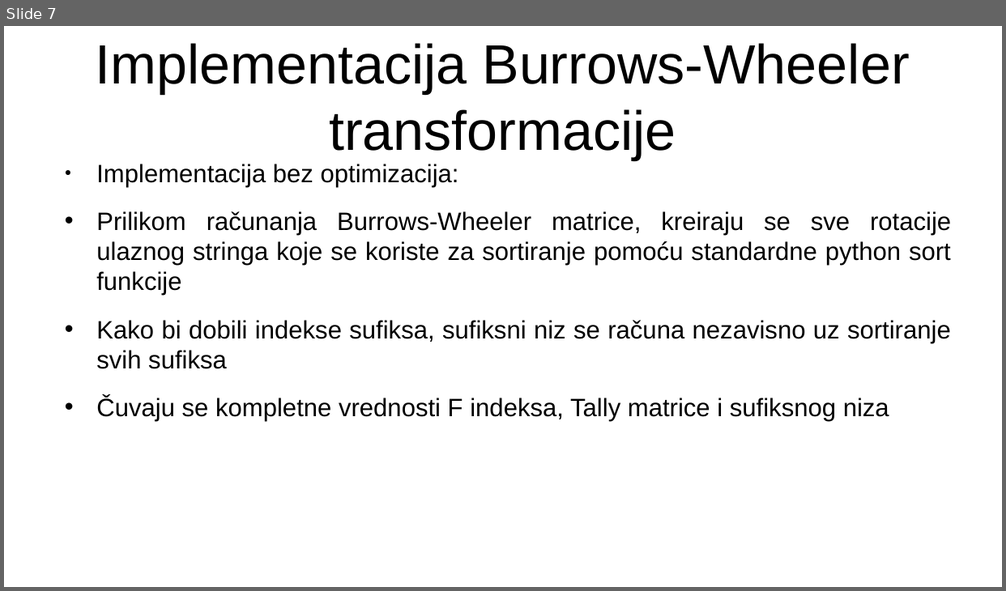
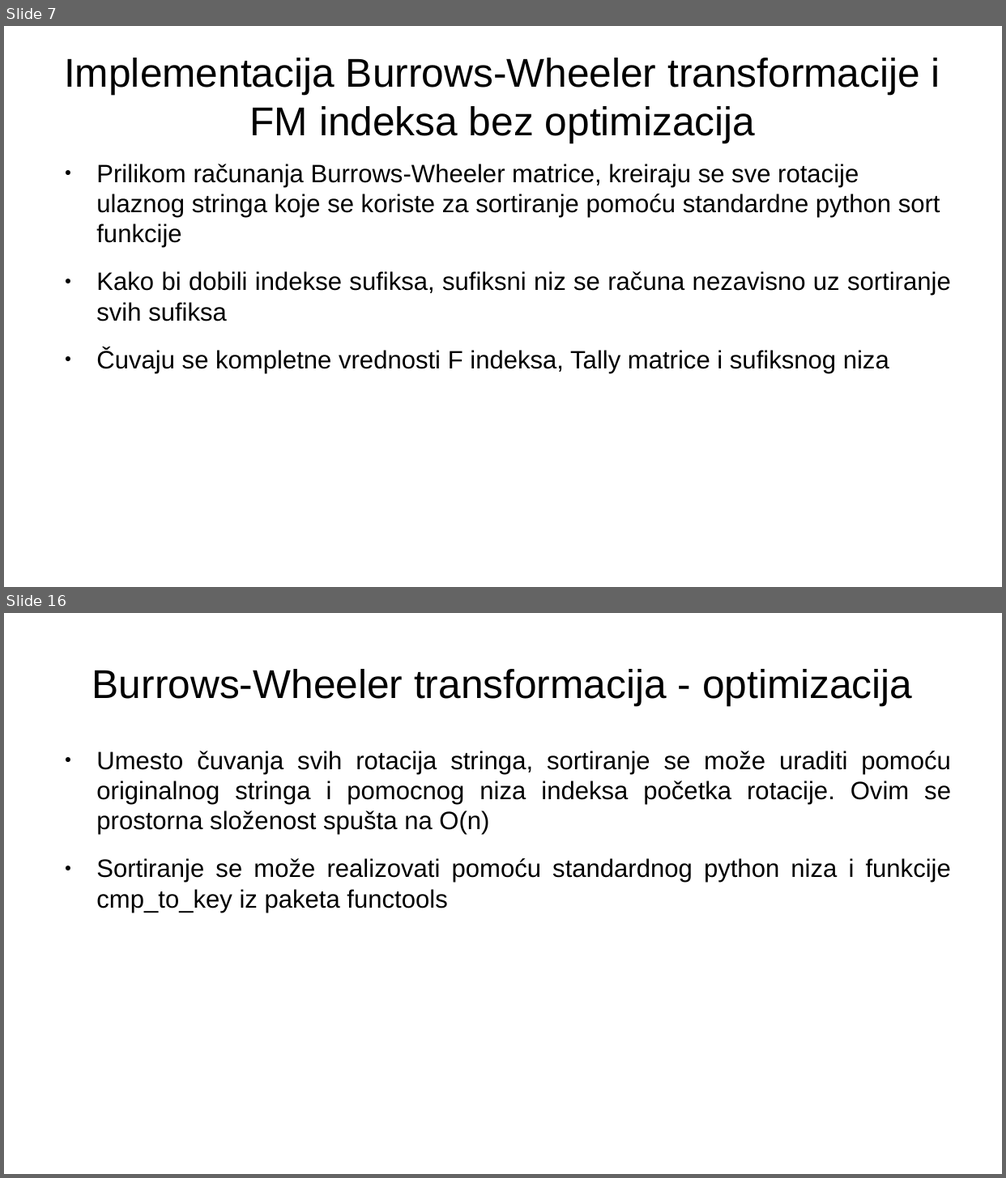
Before and after one commit to MalovicAleksandar/gi2022-ma213375m-projzad4, a slide deck: prezentacija.pptx. Shown one above the other, each under a label of ours: slide 7 before the commit, slides 7 and 16 after it; the slides between them are not shown. The pictures are 1006x591 and 1006x1178 pixels, drawn with LibreOffice and Linux fonts; fonts in the diff are those of the drawing. Boxes give left, top, right and bottom in pixels: in the first picture for what was removed or moved away, otherwise in the second. Text is boxed around its words. In the diff, an @@ line names an element or a change of style, - is before the commit and + after.

```diff
--- a/prezentacija.pptx
+++ b/prezentacija.pptx
@@ slide 16 added at (x1=4, y1=613, x2=1002, y2=1174), background #FFFFFF @@
@@ text added at (x1=92, y1=669, x2=912, y2=705), 32 pt, text #000000 @@
+Burrows-Wheeler transformacija - optimizacija
@@ text added at (x1=96, y1=751, x2=951, y2=913), 20 pt, text #000000 @@
+● Umesto čuvanja svih rotacija stringa, sortiranje se može uraditi pomoću originalnog stringa i pomocnog niza indeksa početka rotacije. Ovim se prostorna složenost spušta na O(n)
+● Sortiranje se može realizovati pomoću standardnog python niza i funkcije cmp_to_key iz paketa functools
@@ slide 7 changed as well @@
@@ text at (x1=64, y1=58, x2=940, y2=143): text changed; size 44 to 32 pt @@
-Implementacija Burrows-Wheeler transformacije
+Implementacija Burrows-Wheeler transformacije i FM indeksa bez optimizacija
@@ text "Prilikom računanja Burrows-Wheeler matrice, kreiraju ..." at (x1=96, y1=164, x2=951, y2=373): alignment justified to left; bullet • to ● @@
@@ text at (x1=96, y1=164, x2=459, y2=187): paragraph removed @@
-● Implementacija bez optimizacija:
```
Also in this commit, not shown: 5 other slides changed, 28 other slides added, 1 other file.
